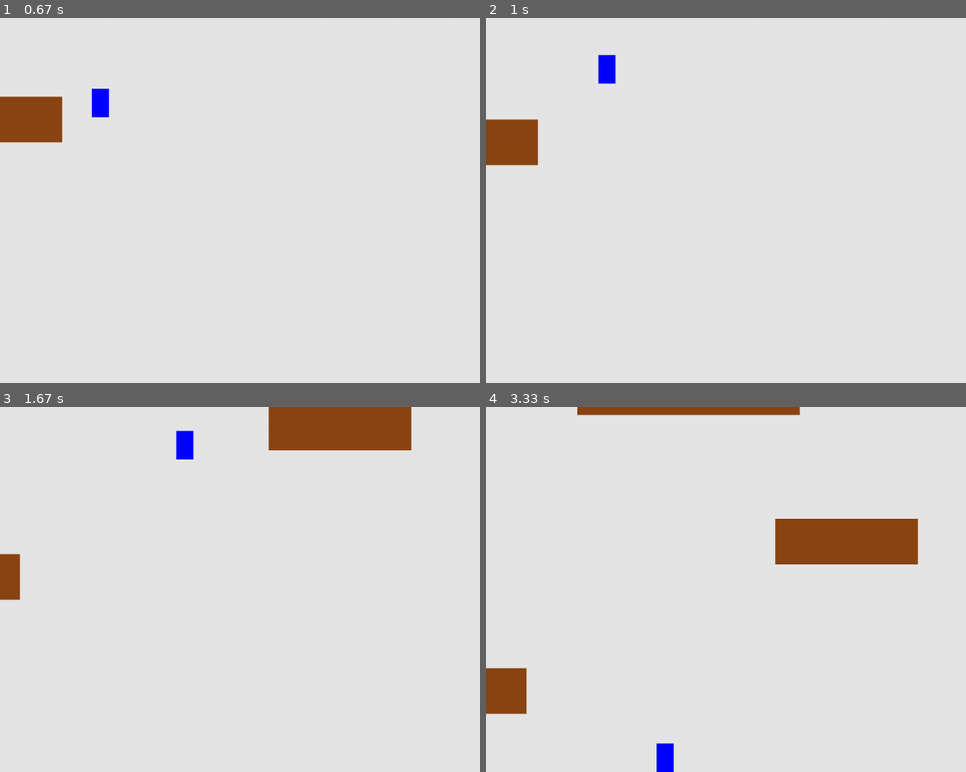
Above: before the commit, frames 1-4 (two rows, left to right).
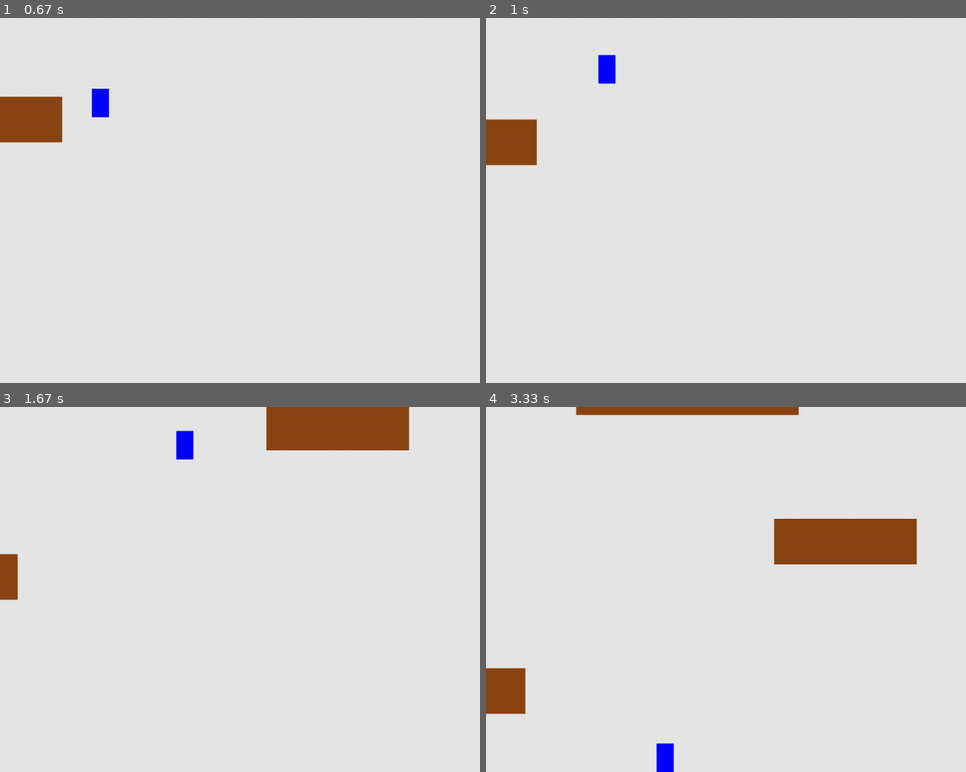
Above: after the commit, the same moments.

Repository: munxen/Python-Pygame
Game: pygame game, started from Coursider/Coursider.py
The game is run twice, just before and just after one commit, with the same random seed, the same clock (stepped at 60 frames per second) and the same inputs.
Inputs:
- Up to frame 1 (0.67 s): hold D from 0.33 s (still down)
- Up to frame 2 (1 s): release D at 0.8 s; hold W from 0.83 s (still down)
- Up to frame 3 (1.67 s): release W at 1.13 s; hold D 1.17-1.63 s
- Up to frame 4 (3.33 s): hold A 1.67-2.2 s; hold A 2.23-2.63 s; hold D 2.67-3.3 s

Frame 1 is identical in both runs. In frame 2, less than 0.1% of the frame differs, in the area x 10-11%, y 27-41%; in frame 3, 0.2%, in the area x 3-86%, y 0-53%; in frame 4, 0.2%.

Commit message:
Fixed platform going

Diff:
--- a/Coursider/Coursider.py
+++ b/Coursider/Coursider.py
@@ -9,7 +9,7 @@
 
 def run_game():
 
-    # Инициализирует pygame, settings  и объект экрана, название игры и time
+    # Инициализирует pygame, settings, объект экрана и time
     gf.inital_game()
     ai_settings = Settings()
     screen = pygame.display.set_mode ((ai_settings.screen_width,ai_settings.screen_height))
@@ -18,7 +18,6 @@
     # Создание класса Platform, добавление в общую группу, создание списка коллизий
     platform = Platform(ai_settings.start_platform_hight, ai_settings.start_platform_weight,
     ai_settings.speed_factor_platform, ai_settings.platform_wight, ai_settings.platform_hight)
-
     ai_settings.platform_sprites.add(platform)
     ai_settings.platform_list.append(platform)
 
@@ -50,18 +49,24 @@
                     player.pulling_right = True
 
             if event.type == pygame.KEYUP:
-                if event.key == pygame.K_a and player.change_left < 0:
+                if event.key == pygame.K_a:
                     player.stop()
-                    platform.platform_go_right = False
-                if event.key == pygame.K_d and player.change_right > 0:
+                if event.key == pygame.K_d:
                     player.stop()
-                    platform.platform_go_left = False
 
+        # Генерация платформ
         gf.platforming(ai_settings.platform_list, platform.platform_go_left,platform.platform_go_right,
         player, ai_settings.platform_sprites, platform.create_platform, ai_settings.speed_factor_platform)
 
+        # Ограничение создания платформ
         if len(ai_settings.platform_list) > 2:
             platform.create_platform = False
+
+        # Рычаги перемещения платформ
+        if player.change_left == 0:
+            platform.platform_go_right = False
+        if player.change_right == 0:
+            platform.platform_go_left = False
 
         # Рендеринг
         gf.rendering(ai_settings.player_sprites, ai_settings.platform_sprites, screen,
--- a/Coursider/Detalies.py
+++ b/Coursider/Detalies.py
@@ -1,10 +1,9 @@
 #ЧЕРНОВИК
 
-from random import choice
-import random
-z = True
-list = ['first', 'second']
-hit = random.choice(list)
-if hit == 'first':
-    z = False
-print (z)
+def abc():
+    b = 0
+    a = False
+    if b == 0:
+        a = True
+    print (a)
+abc()
--- a/Coursider/game_func__.py
+++ b/Coursider/game_func__.py
@@ -82,7 +82,7 @@
 
 def platforming(platform_list, platform_go_left,
     platform_go_right, player, platform_sprites,
-    creating_platform, speed_factor_platform ):
+    creating_platform, speed_factor_platform,):
 
     """Установка условий для каждой платформы, генерация"""
     for p in platform_list:
